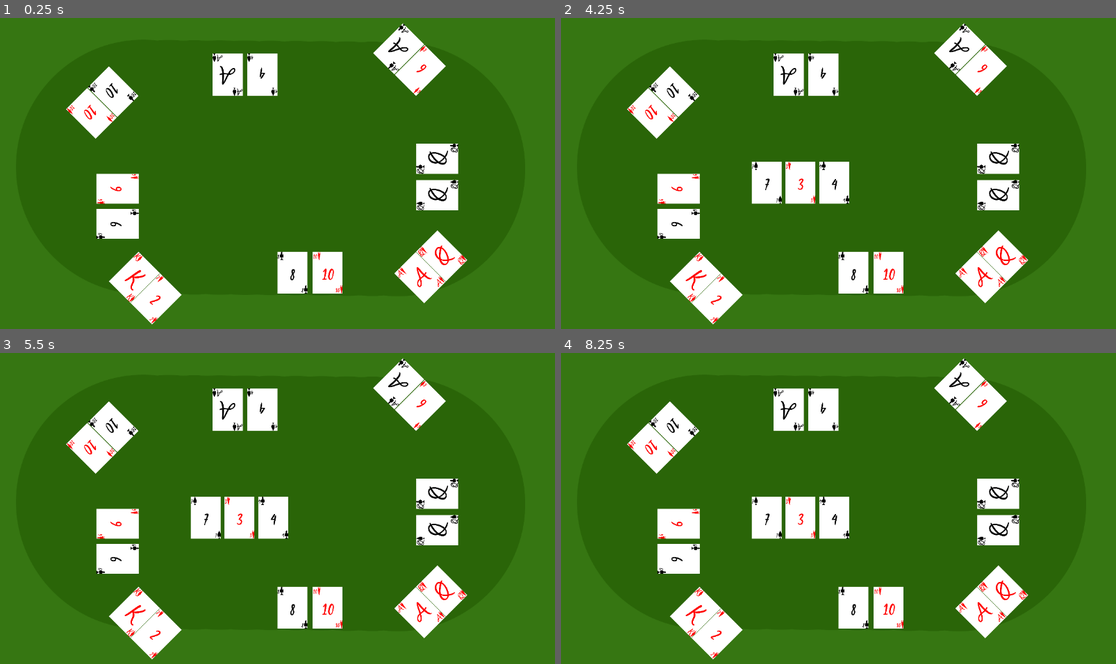
Above: before the commit, frames 1-4 (two rows, left to right).
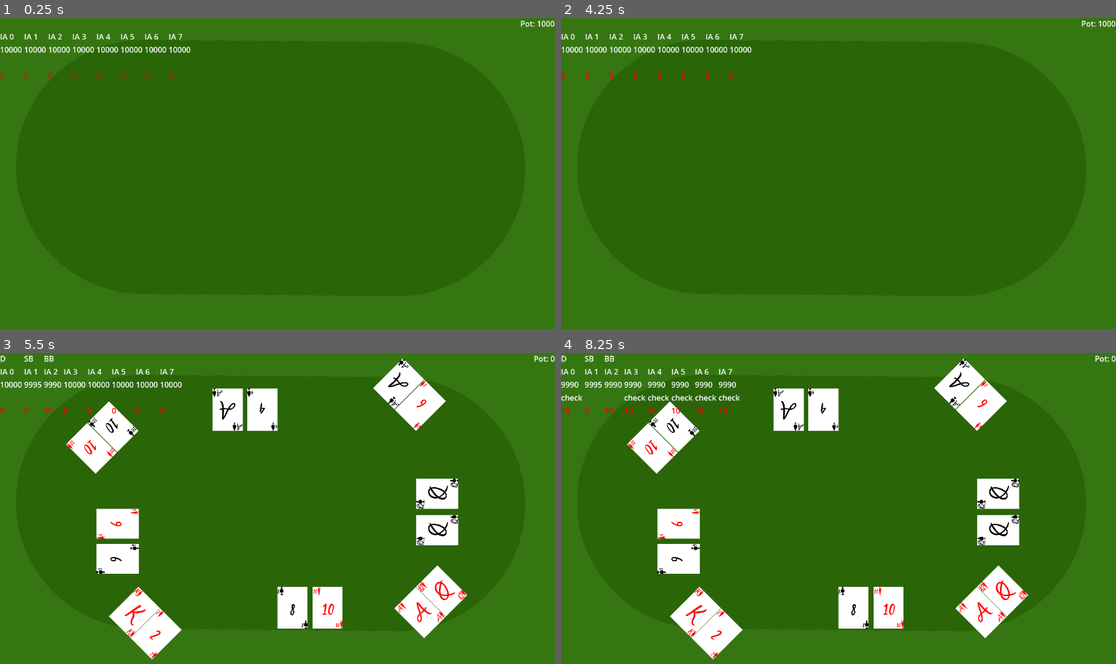
Above: after the commit, the same moments.

Repository: TiamatInteractive/Poker
Game: Godot game, scene res://Game.tscn
The game is run twice, just before and just after one commit, with the same random seed, the same clock (stepped at 60 frames per second) and the same inputs.
Inputs:
- Up to frame 1 (0.25 s): no input
- Up to frame 2 (4.25 s): tap Enter at 0.5, 2, 3.5 s; tap Space at 1.25, 2.75 s
- Up to frame 3 (5.5 s): tap Space at 5 s
- Up to frame 4 (8.25 s): no input

The runs differ from the first frame. In frame 1, 13% of the frame differs, in the area x 0-100%, y 0-99%; in frame 2, 15%; in frame 3, 3.0%; in frame 4, 3.3%.

Commit message:
feat: added menu on top to see the actions

Diff:
--- a/Game.gd
+++ b/Game.gd
@@ -28,6 +28,7 @@
 @export var debug:bool = true
 
 @onready var bet_menu = $BetMenu
+@onready var ui_menu = $UiBet
 # Called when the node enters the scene tree for the first time.
 func _ready():
 	packet = Packet.new()
@@ -45,22 +46,28 @@
 		#players.append(Player.new(start_stack, i+1))
 	for i in range(number_player):
 		players.append(Player.new(start_stack,i))
-	next_step()
+	ui_menu.set_players_value(players)
+	$Start.start()
 
 # Called every frame. 'delta' is the elapsed time since the previous frame.
 func _process(_delta):
+	$HBoxContainer.size = Vector2(get_viewport_rect().size.x,0)
+	$HBoxContainer/Pot.text = "Pot: " + str(Bet.pot)
 	$Mesa.size = get_viewport_rect().size
 
 func _on_bet_menu_call_check():
 	players[id_player_actual].was_played = true
+	var t = players[id_player_actual].actual_bet
 	players[id_player_actual].stack -= actual_bet - players[id_player_actual].actual_bet
 	players[id_player_actual].actual_bet = actual_bet
+	players[id_player_actual].action = "check"
 	next_player(true)
 	#call/check animation
 
 func _on_bet_menu_fold():
 	players[id_player_actual].is_playing = false
 	Bet.pot += players[id_player_actual].actual_bet
+	players[id_player_actual].action = "fold"
 	next_player(true)
 	#fold animation
 
@@ -70,6 +77,7 @@
 	players[id_player_actual].actual_bet = value
 	players[id_player_actual].stack -= value
 	actual_bet = value
+	players[id_player_actual].action = "raise"
 	next_player(true)
 	#raise animation
 
@@ -87,6 +95,7 @@
 	_on_bet_menu_fold()
 
 func next_player(get_next:bool = false):
+	ui_menu.set_player_value(players[id_player_actual])
 	if bet_menu.visible:
 		bet_menu.visible = false
 	#select next player
@@ -103,6 +112,7 @@
 	if players[id_player_actual].was_played:
 		#start next step of the round
 		next_step()
+		return
 	if players[id_player_actual].is_ia:
 		$Ia.start()
 		return
@@ -112,6 +122,7 @@
 
 func next_step():
 	players = players.map(set_player_not_played)
+	ui_menu.set_players_value(players)
 	match step:
 		0:
 			start_round()
@@ -140,44 +151,49 @@
 	#2: Set big and small binds
 	players = players.map(set_player_start)
 	bet_menu.min_bet = big_bind
+	players[id_button].mark = "D"
 	var small_binder = players[(id_button+1)%number_player]
 	var bet = select_bet(small_binder,small_bind)
 	small_binder.actual_bet = bet
 	small_binder.stack -= bet
-	Bet.pot = bet
+	small_binder.mark = "SB"
 	actual_bet = bet
 	players[(id_button+1)%number_player] = small_binder
 	var big_binder = players[(id_button+2)%number_player]
 	bet = select_bet(big_binder,big_bind)
 	big_binder.actual_bet = bet
 	big_binder.stack -= bet
+	big_binder.mark = "BB"
 	if bet > actual_bet:
 		actual_bet = bet
-	Bet.pot += bet
 	players[(id_button+2)%number_player] = big_binder
 	bet_menu.actual_bet = actual_bet
 	id_player_actual = (id_button+2)%number_player
-	next_player()
+	ui_menu.set_players_value(players)
+	next_player(true)
 
 func flop():
 	actual_bet = 0
 	add_card_to_table(3)
 	get_first_player()
-	next_player()
+	id_player_actual = id_button
+	next_player(true)
 	pass
 
 func river():
 	actual_bet = 0
 	add_card_to_table(1)
 	get_first_player()
-	next_player()
+	id_player_actual = id_button
+	next_player(true)
 	pass
 
 func turn():
 	actual_bet = 0
 	add_card_to_table(1)
 	get_first_player()
-	next_player()
+	id_player_actual = id_button
+	next_player(true)
 	pass
 
 func end_round():
@@ -193,10 +209,16 @@
 			winner_point = point
 		elif point == winner_point:
 			winner_id.append(i)
+	var cont = 0
 	for winner in winner_id:
+		if cont > 0:
+			cont +=1
+		cont += 1
 		print("winner: " + players[winner].hand.card1.get_text() + players[winner].hand.card1.color)
 		print("winner: " + players[winner].hand.card2.get_text() + players[winner].hand.card2.color)
-		players[winner].stack += Bet.pot/winner_id.size()
+		var pot = Bet.pot
+		var pot_value = Bet.pot/winner_id.size()
+		players[winner].stack += pot_value
 	$Start.start()
 
 func select_bet(player:Player, bet:int)->int:
@@ -206,6 +228,7 @@
 
 func set_player_start(player:Player) -> Player:
 	player.is_playing = true
+	player.mark = ""
 	player.hand = Hand.new(packet.get_card(), packet.get_card())
 	write_hand(player.hand, player.chair)
 	print("1- " + player.hand.card1.get_text() + player.hand.card1.color)
@@ -215,6 +238,11 @@
 
 func set_player_not_played(player:Player) -> Player:
 	player.was_played = false
+	Bet.pot += player.actual_bet
+	player.actual_bet = 0
+	player.action = ""
+	if !player.is_playing:
+		player.action = "Fold"
 	return player
 
 func add_card_to_table(quantity:int):
--- a/Game.tscn
+++ b/Game.tscn
@@ -1,15 +1,19 @@
-[gd_scene load_steps=4 format=3 uid="uid://bt253hpsg673w"]
+[gd_scene load_steps=5 format=3 uid="uid://bt253hpsg673w"]
 
 [ext_resource type="PackedScene" uid="uid://v7w3tpxr42sl" path="res://interface/Bet_Menu.tscn" id="1_e1hwg"]
 [ext_resource type="Script" path="res://Game.gd" id="1_eueyh"]
 [ext_resource type="Texture2D" uid="uid://br8mi5uxnilcg" path="res://assets/image/Mesa.png" id="3_pgl36"]
+[ext_resource type="PackedScene" uid="uid://cffwpsat3dr2y" path="res://interface/UI_Bet.tscn" id="4_01m34"]
 
 [node name="Game" type="Control"]
 layout_mode = 3
 anchors_preset = 0
+size_flags_horizontal = 3
+size_flags_vertical = 3
 script = ExtResource("1_eueyh")
 
 [node name="Mesa" type="TextureRect" parent="."]
+layout_mode = 0
 offset_right = 1920.0
 offset_bottom = 1080.0
 texture = ExtResource("3_pgl36")
@@ -31,7 +35,7 @@
 [node name="BindIncrement" type="Timer" parent="."]
 
 [node name="Start" type="Timer" parent="."]
-wait_time = 10.0
+wait_time = 5.0
 one_shot = true
 
 [node name="Ia" type="Timer" parent="."]
@@ -42,6 +46,24 @@
 
 [node name="Table" type="Node" parent="."]
 
+[node name="UiBet" parent="." instance=ExtResource("4_01m34")]
+z_index = 2
+layout_mode = 1
+
+[node name="HBoxContainer" type="HBoxContainer" parent="."]
+layout_mode = 0
+offset_right = 43.0
+offset_bottom = 23.0
+
+[node name="MarginContainer" type="MarginContainer" parent="HBoxContainer"]
+layout_mode = 2
+size_flags_horizontal = 3
+
+[node name="Pot" type="Label" parent="HBoxContainer"]
+layout_mode = 2
+text = "teste"
+horizontal_alignment = 2
+
 [connection signal="call_check" from="BetMenu" to="." method="_on_bet_menu_call_check"]
 [connection signal="fold" from="BetMenu" to="." method="_on_bet_menu_fold"]
 [connection signal="raise" from="BetMenu" to="." method="_on_bet_menu_raise"]
--- /dev/null
+++ b/assets/fonts/ui_bet_label.tres
@@ -0,0 +1,4 @@
+[gd_resource type="LabelSettings" format=3 uid="uid://c5ppreaem3la3"]
+
+[resource]
+font_color = Color(1, 0, 0, 1)
--- a/class/player.gd
+++ b/class/player.gd
@@ -1,5 +1,7 @@
 class_name Player
 
+var id:String
+var name:String
 var chair:int
 var hand: Hand
 var stack: int
@@ -14,6 +16,8 @@
 		is_playing = value
 var was_played: bool
 var is_ia:bool
+var action: String
+var mark:String
 
 func _init(stack_:int,chair_:int, is_ia_:bool = true):
 	stack = stack_
@@ -22,3 +26,4 @@
 	was_played = false
 	is_ia = is_ia_
 	chair = chair_
+	name = "IA " + str(chair_)
--- a/interface/Card_Base.tscn
+++ b/interface/Card_Base.tscn
@@ -7,6 +7,7 @@
 
 [node name="Card" type="Control"]
 layout_mode = 3
+anchors_preset = 0
 offset_right = 250.0
 offset_bottom = 350.0
 size_flags_horizontal = 0
--- a/interface/UI_Bet.gd
+++ b/interface/UI_Bet.gd
@@ -1,15 +1,14 @@
 extends Control
 
-func set_players_value(players:Array[Player]):
-	var cont = 0
+func set_players_value(players:Array):
 	for i in players:
-		var path = "HBoxContainer/Player " + str(cont)
-		get_node(path + "Mark").text = ""
-		cont+=1
-# Called when the node enters the scene tree for the first time.
-func _ready():
-	pass
+		set_player_value(i)
 
-# Called every frame. 'delta' is the elapsed time since the previous frame.
-func _process(delta):
-	pass
+func set_player_value(player:Player):
+	var path = "HBoxContainer/Player " + str(player.chair+1)
+	get_node(path).visible = true
+	get_node(path + "/Mark").text = player.mark
+	get_node(path + "/Nome").text = player.name
+	get_node(path + "/Dinheiro").text = str(player.stack)
+	get_node(path + "/Action").text = player.action
+	get_node(path + "/Bet").text = str(player.actual_bet)
--- a/interface/UI_Bet.tscn
+++ b/interface/UI_Bet.tscn
@@ -1,6 +1,7 @@
-[gd_scene load_steps=2 format=3 uid="uid://cffwpsat3dr2y"]
+[gd_scene load_steps=3 format=3 uid="uid://cffwpsat3dr2y"]
 
 [ext_resource type="Script" path="res://interface/UI_Bet.gd" id="1_oa2ef"]
+[ext_resource type="LabelSettings" uid="uid://c5ppreaem3la3" path="res://assets/fonts/ui_bet_label.tres" id="2_2dnqy"]
 
 [node name="UiBet" type="Control"]
 layout_mode = 3
@@ -18,6 +19,7 @@
 grow_horizontal = 2
 
 [node name="Player 1" type="VBoxContainer" parent="HBoxContainer"]
+visible = false
 layout_mode = 2
 
 [node name="Mark" type="Label" parent="HBoxContainer/Player 1"]
@@ -41,8 +43,10 @@
 [node name="Bet" type="Label" parent="HBoxContainer/Player 1"]
 layout_mode = 2
 text = "100 RS"
+label_settings = ExtResource("2_2dnqy")
 
 [node name="Player 2" type="VBoxContainer" parent="HBoxContainer"]
+visible = false
 layout_mode = 2
 
 [node name="Mark" type="Label" parent="HBoxContainer/Player 2"]
@@ -66,8 +70,10 @@
 [node name="Bet" type="Label" parent="HBoxContainer/Player 2"]
 layout_mode = 2
 text = "100 RS"
+label_settings = ExtResource("2_2dnqy")
 
 [node name="Player 3" type="VBoxContainer" parent="HBoxContainer"]
+visible = false
 layout_mode = 2
 
 [node name="Mark" type="Label" parent="HBoxContainer/Player 3"]
@@ -91,8 +97,10 @@
 [node name="Bet" type="Label" parent="HBoxContainer/Player 3"]
 layout_mode = 2
 text = "100 RS"
+label_settings = ExtResource("2_2dnqy")
 
 [node name="Player 4" type="VBoxContainer" parent="HBoxContainer"]
+visible = false
 layout_mode = 2
 
 [node name="Mark" type="Label" parent="HBoxContainer/Player 4"]
@@ -116,8 +124,10 @@
 [node name="Bet" type="Label" parent="HBoxContainer/Player 4"]
 layout_mode = 2
 text = "100 RS"
+label_settings = ExtResource("2_2dnqy")
 
 [node name="Player 5" type="VBoxContainer" parent="HBoxContainer"]
+visible = false
 layout_mode = 2
 
 [node name="Mark" type="Label" parent="HBoxContainer/Player 5"]
@@ -141,8 +151,10 @@
 [node name="Bet" type="Label" parent="HBoxContainer/Player 5"]
 layout_mode = 2
 text = "100 RS"
+label_settings = ExtResource("2_2dnqy")
 
 [node name="Player 6" type="VBoxContainer" parent="HBoxContainer"]
+visible = false
 layout_mode = 2
 
 [node name="Mark" type="Label" parent="HBoxContainer/Player 6"]
@@ -166,8 +178,10 @@
 [node name="Bet" type="Label" parent="HBoxContainer/Player 6"]
 layout_mode = 2
 text = "100 RS"
+label_settings = ExtResource("2_2dnqy")
 
 [node name="Player 7" type="VBoxContainer" parent="HBoxContainer"]
+visible = false
 layout_mode = 2
 
 [node name="Mark" type="Label" parent="HBoxContainer/Player 7"]
@@ -191,8 +205,10 @@
 [node name="Bet" type="Label" parent="HBoxContainer/Player 7"]
 layout_mode = 2
 text = "100 RS"
+label_settings = ExtResource("2_2dnqy")
 
 [node name="Player 8" type="VBoxContainer" parent="HBoxContainer"]
+visible = false
 layout_mode = 2
 
 [node name="Mark" type="Label" parent="HBoxContainer/Player 8"]
@@ -216,6 +232,7 @@
 [node name="Bet" type="Label" parent="HBoxContainer/Player 8"]
 layout_mode = 2
 text = "100 RS"
+label_settings = ExtResource("2_2dnqy")
 
 [node name="MarginContainer" type="MarginContainer" parent="HBoxContainer"]
 layout_mode = 2
